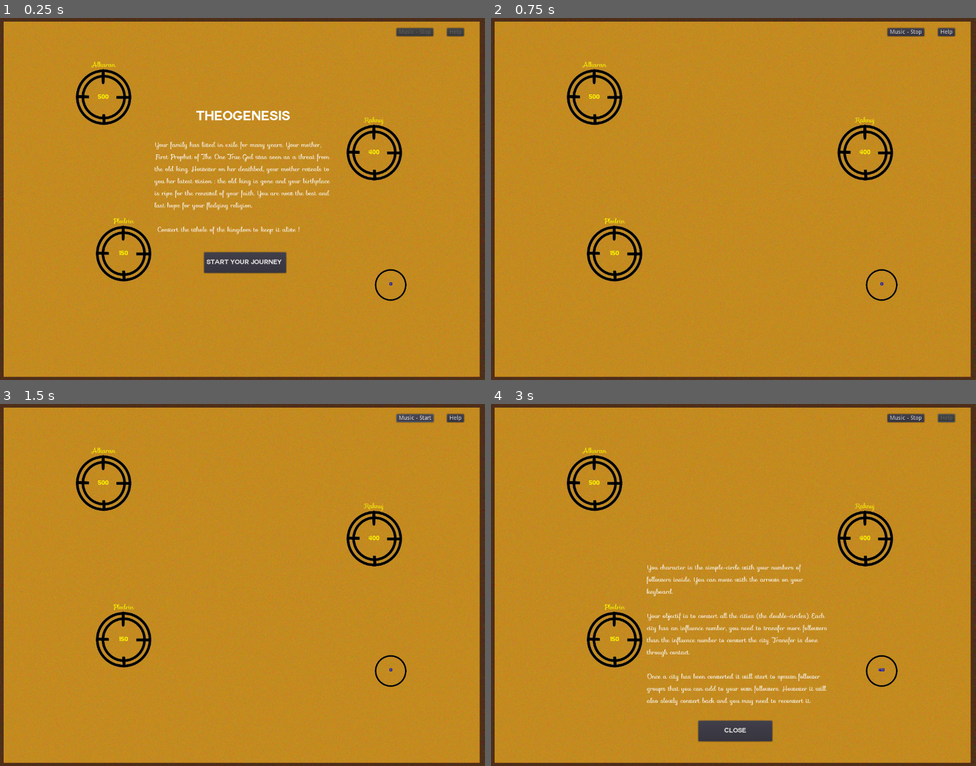
Above: before the commit, frames 1-4 (two rows, left to right).
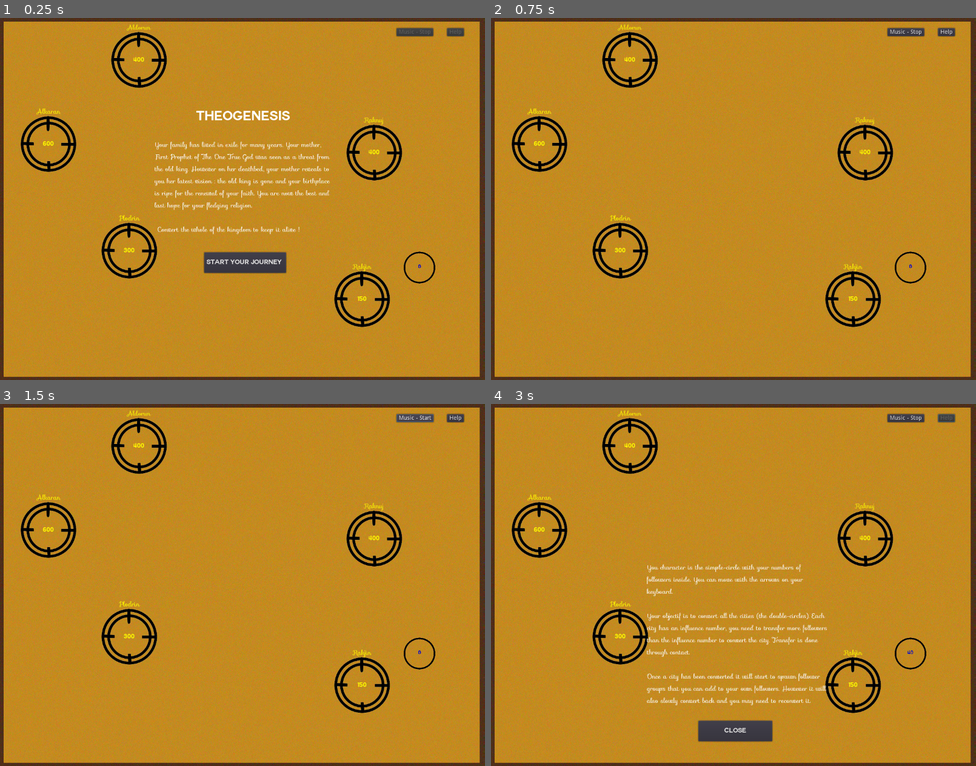
Above: after the commit, the same moments.

Repository: ixio/theogenesis
Game: Godot game, scene res://app/Main.tscn
The game is run twice, just before and just after one commit, with the same random seed, the same clock (stepped at 60 frames per second) and the same inputs.
Inputs:
- Up to frame 1 (0.25 s): no input
- Up to frame 2 (0.75 s): click "Start your journey !" at 0.5 s
- Up to frame 3 (1.5 s): click "Music - Stop" at 1.25 s
- Up to frame 4 (3 s): click "Music - Start" at 2 s; click "Help" at 2.75 s

The runs differ from the first frame. In frame 1, 3.6% of the frame differs, in the area x 4-90%, y 1-86%; in frame 2, 3.6%; in frame 3, 3.6%; in frame 4, 3.6%.

Commit message:
Update game map and game speed

Diff:
--- a/app/Main.gd
+++ b/app/Main.gd
@@ -3,8 +3,8 @@
 export (PackedScene) var FollowerGroup
 export var ffraction = 0.1
 export var fmin = 5
-export var fdist_min = 100
-export var fdist_max = 300
+export var fdist_min = 50
+export var fdist_max = 200
 
 func _ready():
     randomize()
--- a/app/Main.tscn
+++ b/app/Main.tscn
@@ -17,7 +17,7 @@
 [node name="Map" parent="." instance=ExtResource( 1 )]
 
 [node name="Player" parent="." instance=ExtResource( 4 )]
-position = Vector2( 966.659, 660.807 )
+position = Vector2( 1037.89, 617.638 )
 follower_gain_rate = 20
 
 [node name="SpawnFollowerTimer" type="Timer" parent="."]
--- a/app/Map.tscn
+++ b/app/Map.tscn
@@ -17,9 +17,16 @@
 position = Vector2( 926.127, 333.322 )
 
 [node name="Plodrin" parent="Cities" instance=ExtResource( 1 )]
-position = Vector2( 305.819, 583.297 )
-influence = 150
+position = Vector2( 320, 576 )
+influence = 300
 
 [node name="Alkaran" parent="Cities" instance=ExtResource( 1 )]
-position = Vector2( 256.353, 195.901 )
-influence = 500
+position = Vector2( 120, 312 )
+influence = 600
+
+[node name="Aldorun" parent="Cities" instance=ExtResource( 1 )]
+position = Vector2( 344, 104 )
+
+[node name="Rakjin" parent="Cities" instance=ExtResource( 1 )]
+position = Vector2( 896, 696 )
+influence = 150
